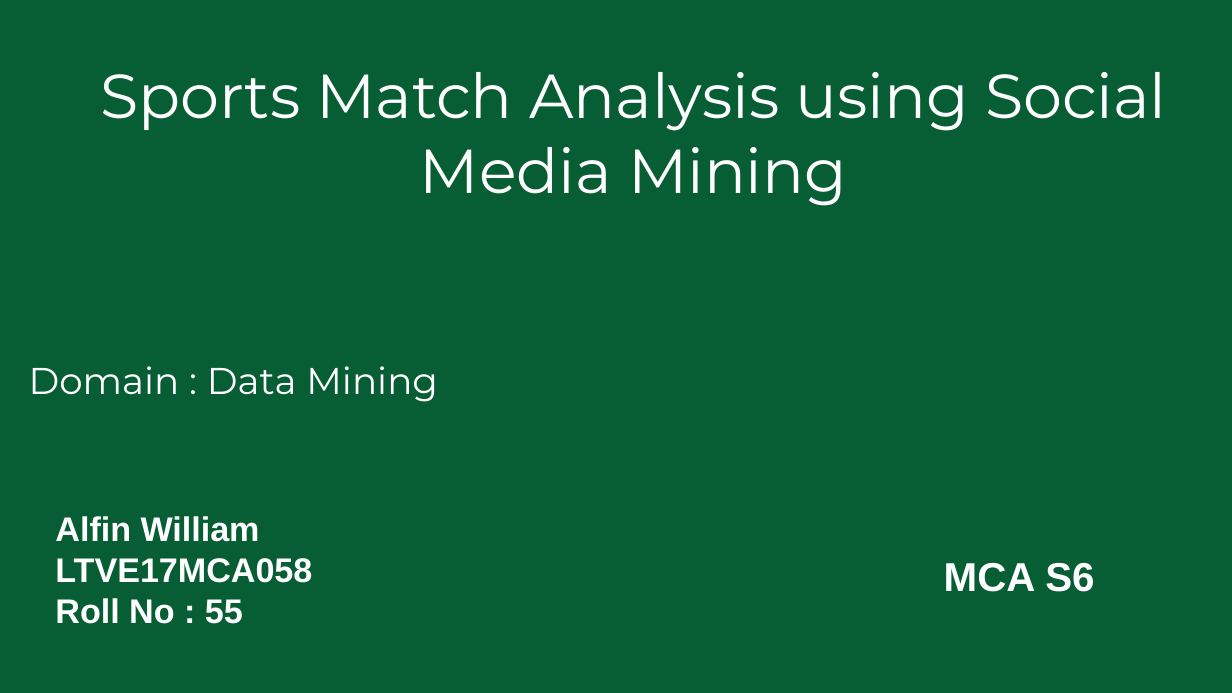
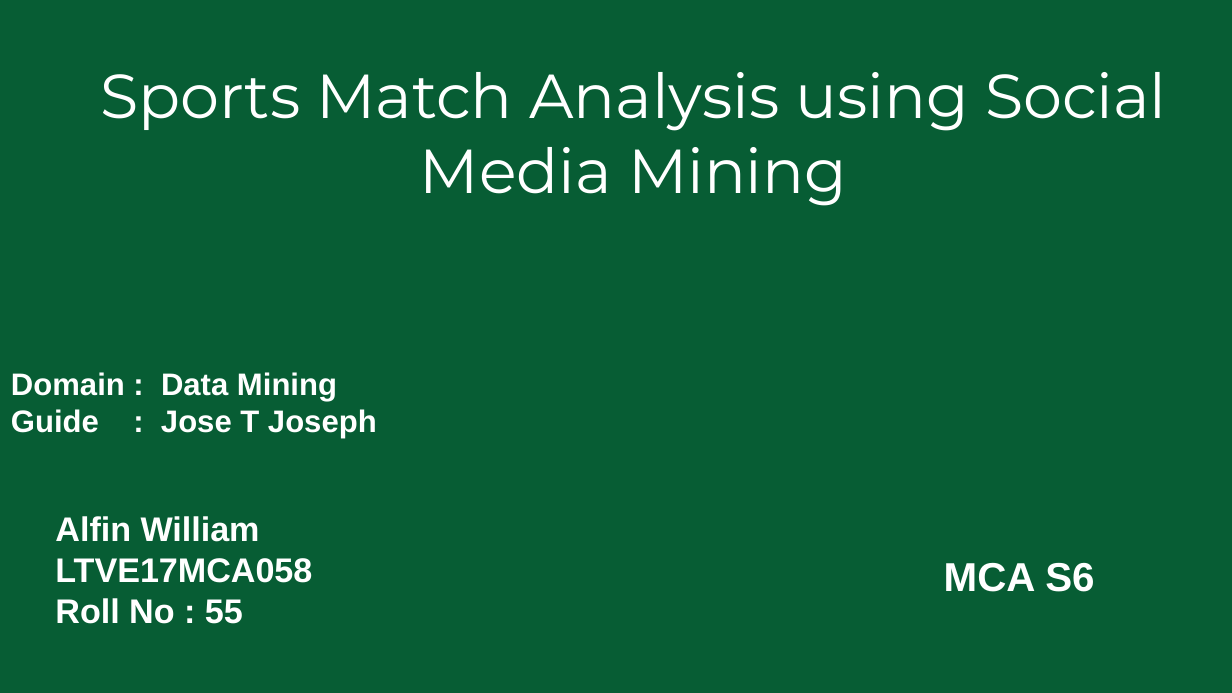
Before and after one commit to alfinwilliam/Sports-Match-Analysis-using-Social-Media-Mining, a slide deck: slide 1 of docs/projectppt.odp. Drawn at 1232x693 pixels with LibreOffice and Linux fonts; fonts in the diff are those of the drawing. Boxes give left, top, right and bottom in pixels: in the first picture for what was removed or moved away, otherwise in the second. Text is boxed around its words. In the diff, an @@ line names an element or a change of style, - is before the commit and + after.

```diff
--- a/docs/projectppt.odp
+++ b/docs/projectppt.odp
@@ text "Domain : Data Mining": place and size @@
-text "Domain : Data Mining" at (29, 366, 438, 402)
+text "Domain : Data Mining" at (11, 372, 377, 439)
@@ text at (11, 372, 337, 401): size 24 to 20 pt, font Montserrat to Arial, bold on in "Domain : Data Mining" @@
@@ text at (11, 409, 377, 439): paragraph added @@
+Guide : Jose T Joseph
```
Also in this commit, not shown: 2 other slides changed, 1 slide added, 3 slides removed, 13 other files.
